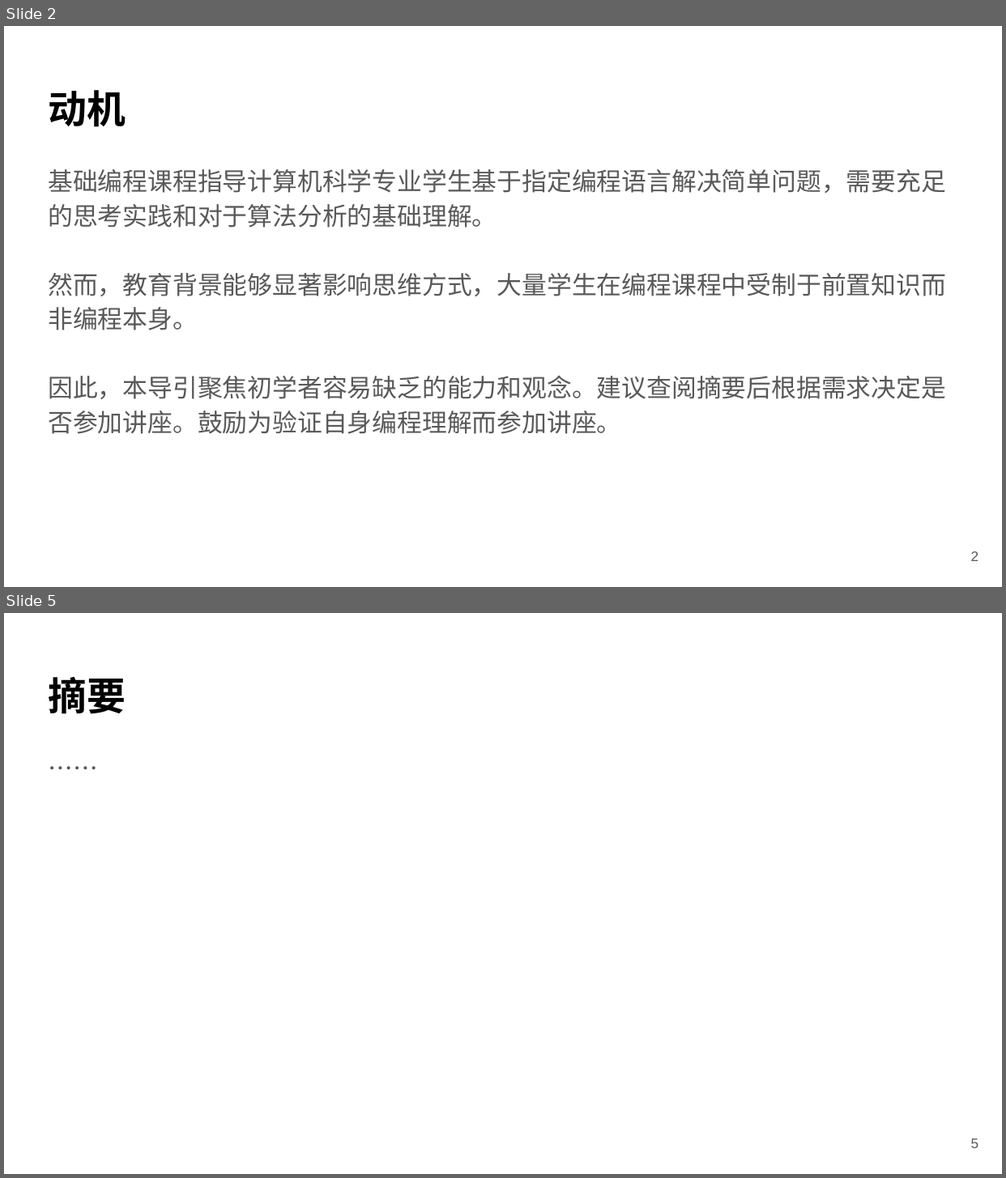
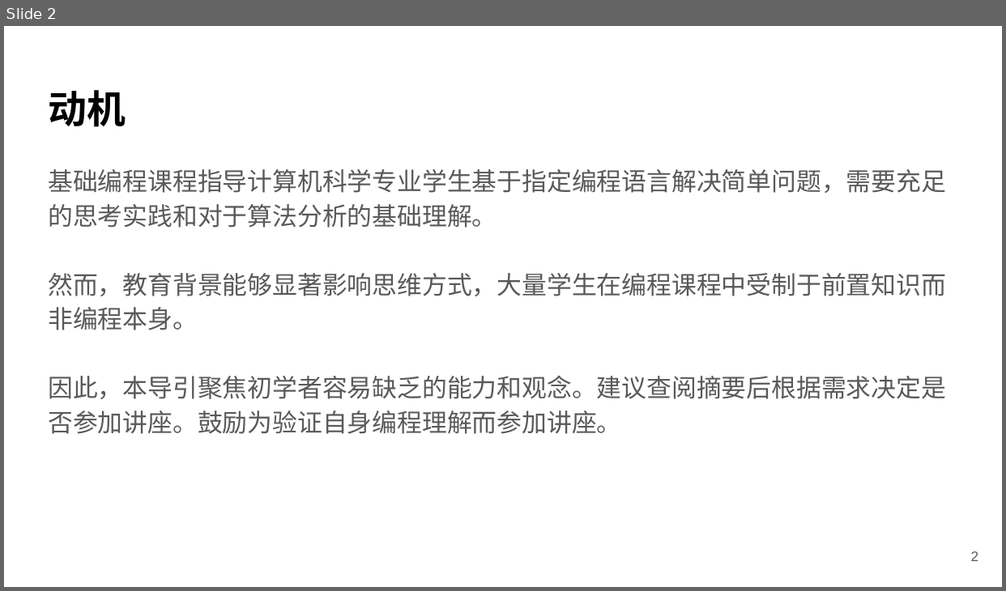
Before and after one commit to Saisyc/From-Algorithm-To-Implementation, a slide deck: 第1章 面向计算机科学专业学生的程序设计基础课程导引/第1讲 日常活动中的计算思维/第1讲 日常活动中的计算思维.pptx. Shown one above the other, each under a label of ours: slides 2 and 5 before the commit, slide 2 after it; the slides between them are not shown. The pictures are 1006x1178 and 1006x591 pixels, drawn with LibreOffice and Linux fonts; fonts in the diff are those of the drawing. Boxes give left, top, right and bottom in pixels: in the first picture for what was removed or moved away, otherwise in the second. Text is boxed around its words. In the diff, an @@ line names an element or a change of style, - is before the commit and + after.

```diff
--- a/第1章 面向计算机科学专业学生的程序设计基础课程导引/第1讲 日常活动中的计算思维/第1讲 日常活动中的计算思维.pptx
+++ b/第1章 面向计算机科学专业学生的程序设计基础课程导引/第1讲 日常活动中的计算思维/第1讲 日常活动中的计算思维.pptx
@@ slide 5 removed at box(4, 613, 1002, 1174), background #FFFFFF @@
@@ title removed at box(48, 676, 126, 714) @@
-摘要
@@ text removed at box(38, 739, 968, 1112) @@
-……
@@ page number removed at box(971, 1139, 979, 1148) @@
-5
```
Also in this commit, not shown: 55 other slides removed, 2 other files.
